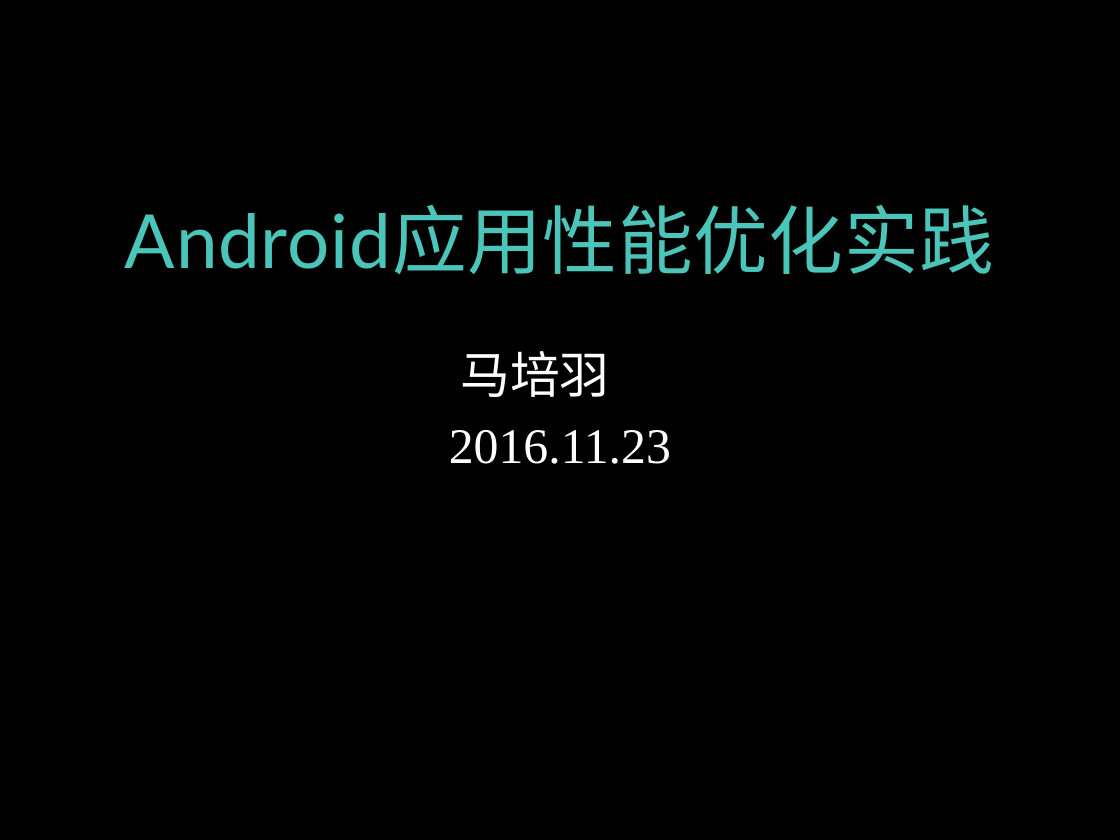
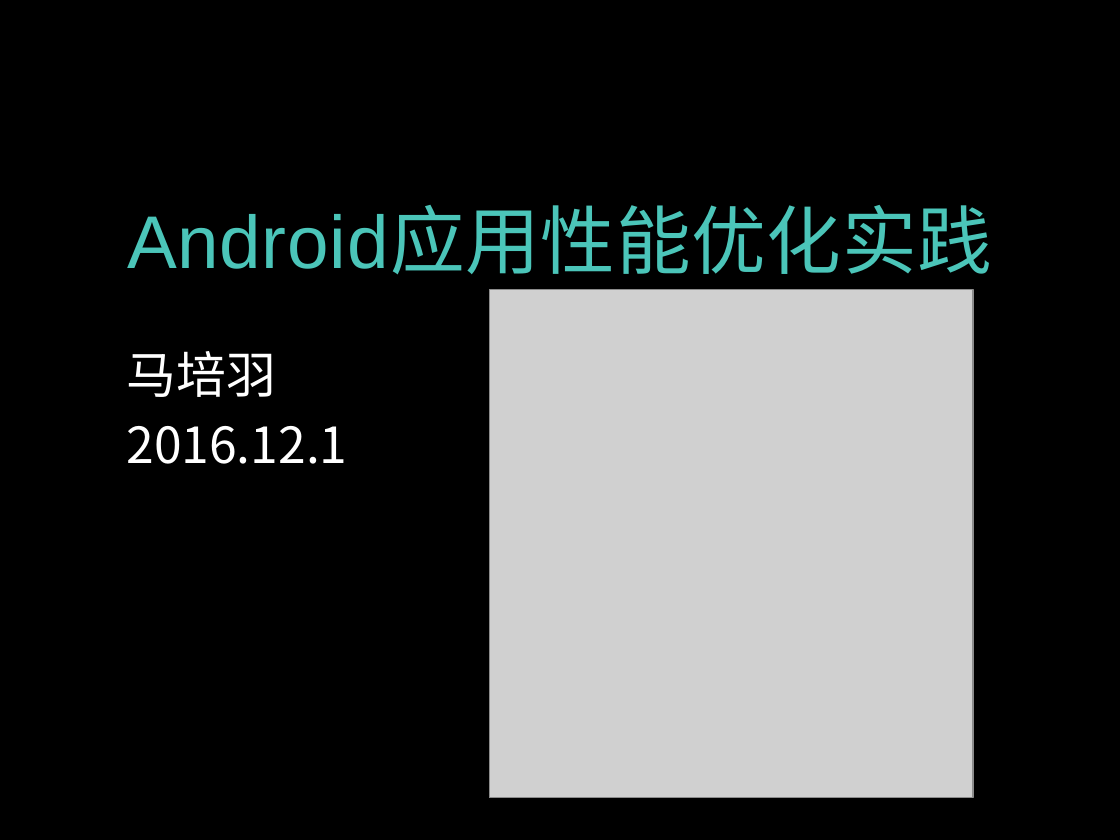
Before and after one commit to mapeiyu/OptimizationDemo, a slide deck: slide 1 of Android Optimization.pptx. Drawn at 1120x840 pixels with LibreOffice and Linux fonts; fonts in the diff are those of the drawing; grey boxes stand for pictures; background and template pictures are left out. Boxes give left, top, right and bottom in pixels: in the first picture for what was removed or moved away, otherwise in the second. Text is boxed around its words. In the diff, an @@ line names an element or a change of style, - is before the commit and + after.

```diff
--- a/Android Optimization.pptx
+++ b/Android Optimization.pptx
@@ title "Android应用性能优化实践" at box(127, 209, 992, 275): font Lato to Arial @@
@@ picture added at box(489, 290, 973, 799) @@
@@ subtitle "马培羽": place and size @@
-subtitle "马培羽" at box(449, 351, 671, 464)
+subtitle "马培羽" at box(126, 351, 347, 464)
@@ subtitle at box(126, 351, 275, 397): font Times New Roman to Noto Sans CJK SC in "马培羽"; alignment centre to left @@
@@ subtitle at box(126, 426, 347, 464): text changed; font Times New Roman to Noto Sans CJK SC @@
-2016.11.23
+2016.12.1
```
Also in this commit, not shown: 17 other slides changed, 2 slides added.
